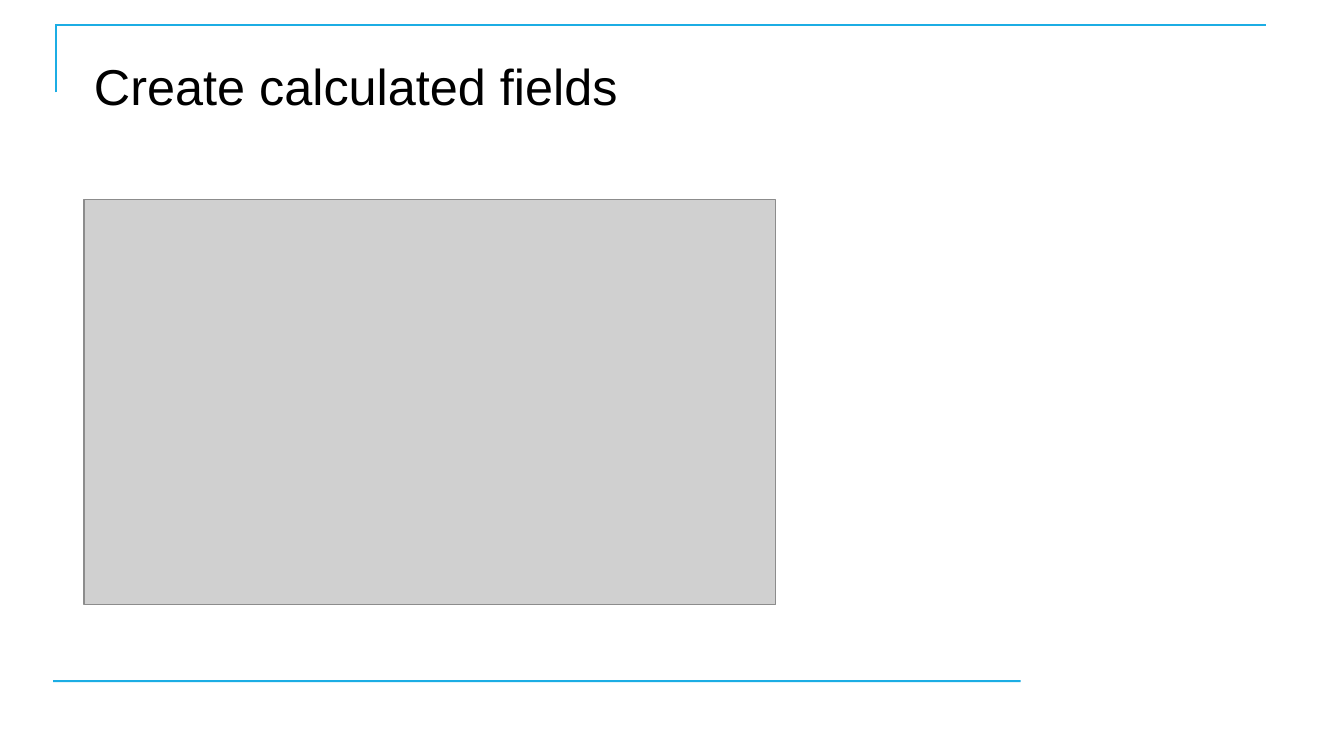
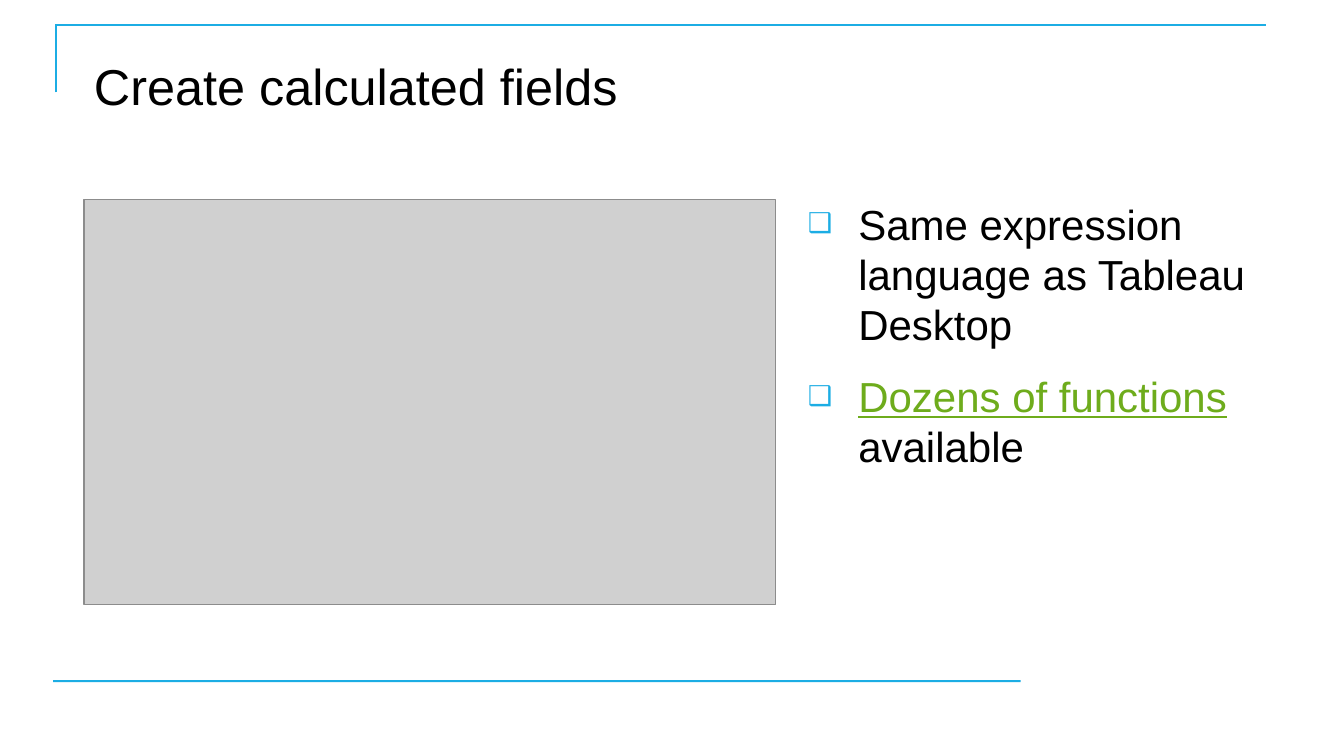
Before and after one commit to CostelloTechnicalConsulting/XTBP10---Tableau-Prep-Introduction, a slide deck: slide 23 of ppt/TableauPrepBuilderIntroV1_2.pptx. Drawn at 1344x756 pixels with LibreOffice and Linux fonts; fonts in the diff are those of the drawing; grey boxes stand for pictures; background and template pictures are left out. Boxes give left, top, right and bottom in pixels: in the first picture for what was removed or moved away, otherwise in the second. Text is boxed around its words. In the diff, an @@ line names an element or a change of style, - is before the commit and + after.

```diff
--- a/ppt/TableauPrepBuilderIntroV1_2.pptx
+++ b/ppt/TableauPrepBuilderIntroV1_2.pptx
@@ text added at <box>858,209,1245,463</box>, 30 pt, text #000000 @@
+❑ Same expression language as Tableau Desktop
+❑ Dozens of functions available
```
Also in this commit, not shown: 1 other slide changed.
